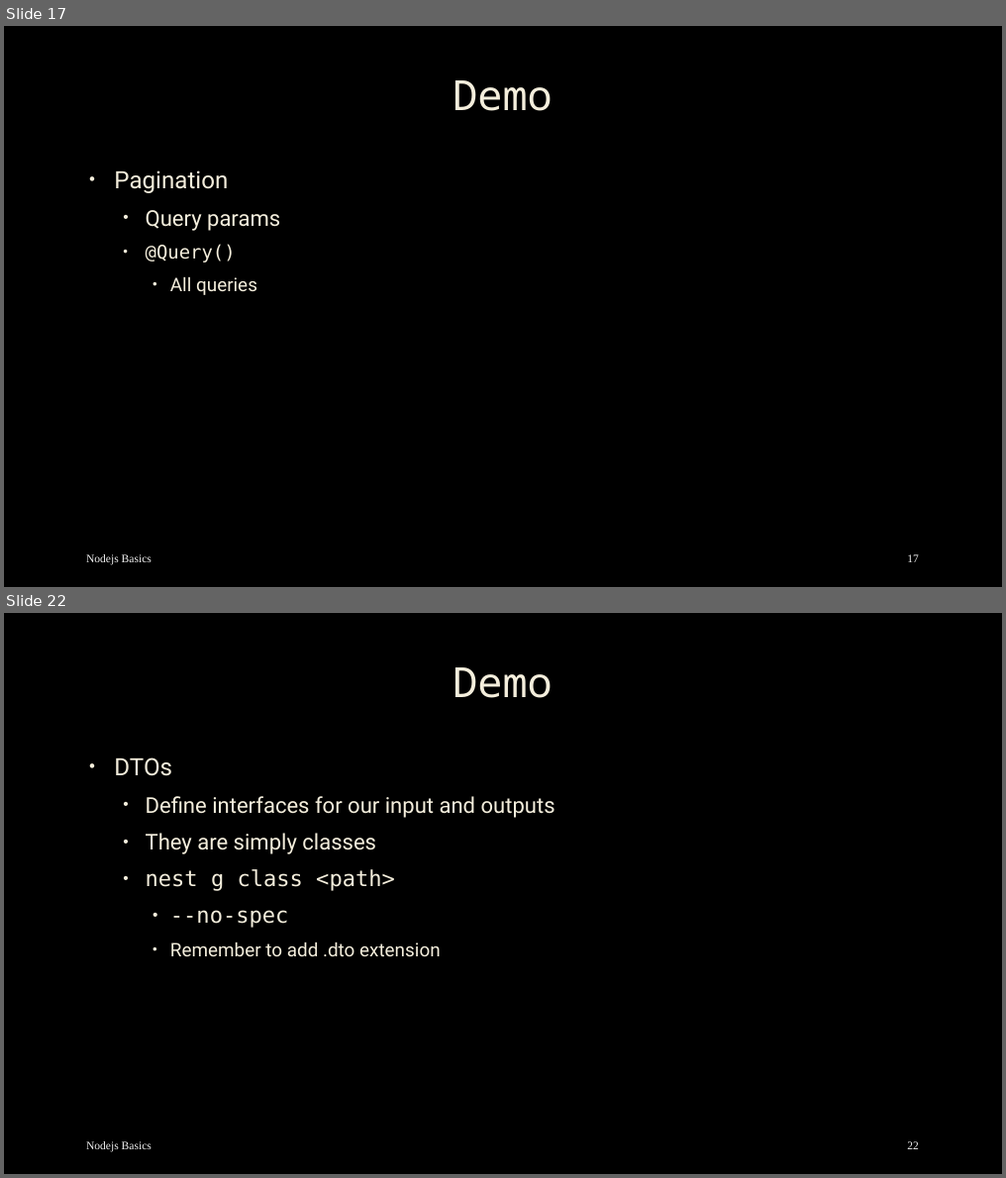
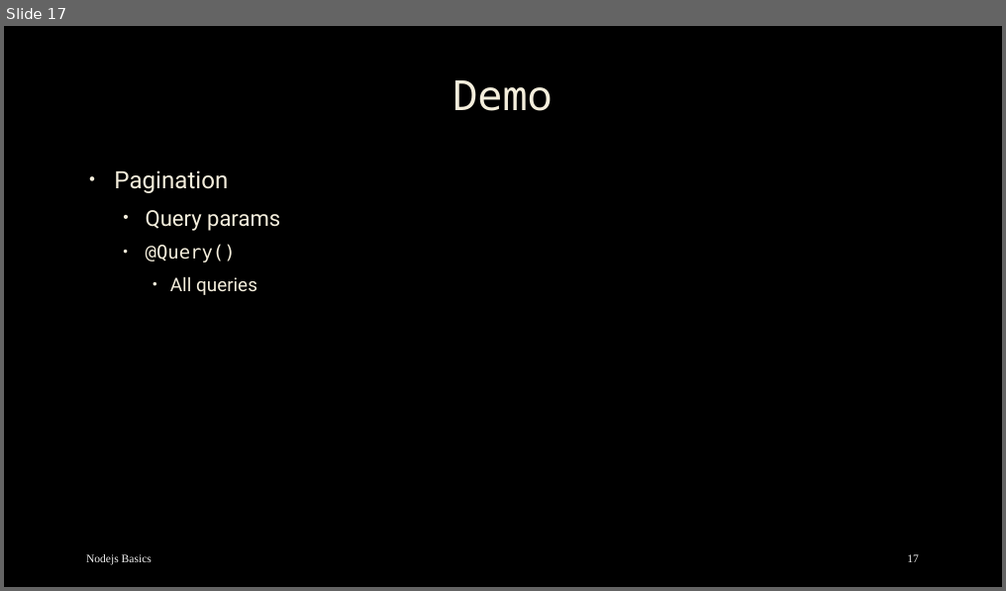
Before and after one commit to mostafa8026/nestjs-course, a slide deck: nestjs/nestjs-01.pptx. Shown one above the other, each under a label of ours: slides 17 and 22 before the commit, slide 17 after it; the slides between them are not shown. The pictures are 1006x1178 and 1006x591 pixels, drawn with LibreOffice and Linux fonts; fonts in the diff are those of the drawing; background and template pictures are left out. Boxes give left, top, right and bottom in pixels: in the first picture for what was removed or moved away, otherwise in the second. Text is boxed around its words. In the diff, an @@ line names an element or a change of style, - is before the commit and + after.

```diff
--- a/nestjs/nestjs-01.pptx
+++ b/nestjs/nestjs-01.pptx
@@ slide 22 removed at (4,613,1002,1174), background picture (left out) @@
@@ title removed at (452,667,552,698) @@
-Demo
@@ text removed at (114,758,555,957) @@
-• DTOs
-  • Define interfaces for our input and outputs
-  • They are simply classes
-  • nest g class <path>
-    • --no-spec
-    • Remember to add .dto extension
@@ text removed at (86,1142,152,1153) @@
-Nodejs Basics
@@ page number removed at (907,1142,919,1150) @@
-22
```
Also in this commit, not shown: 9 other slides removed, 36 other files.
